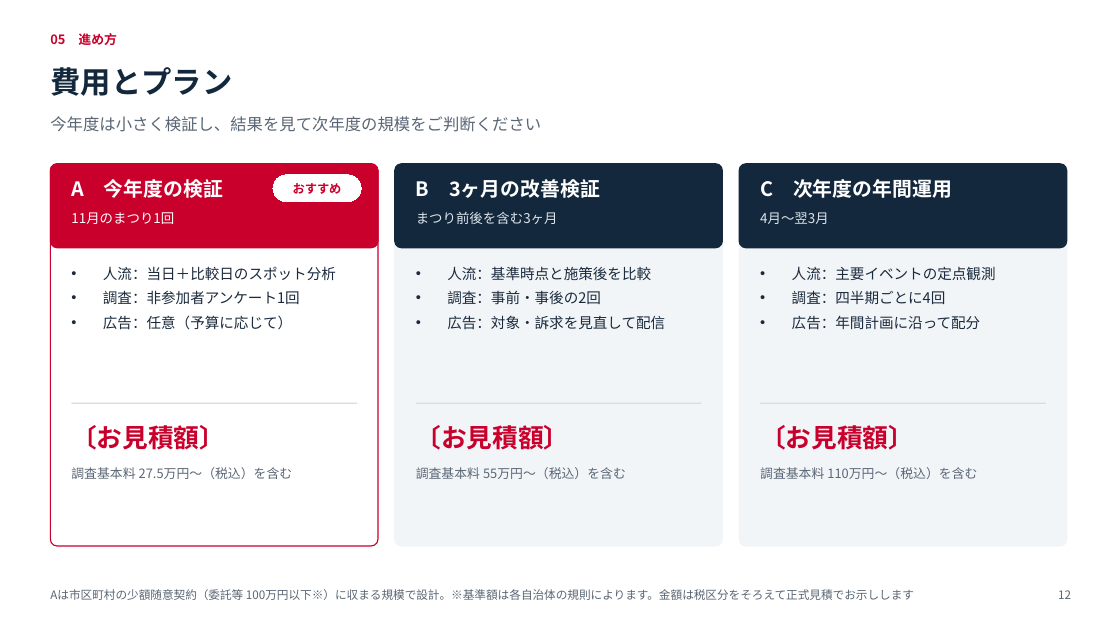
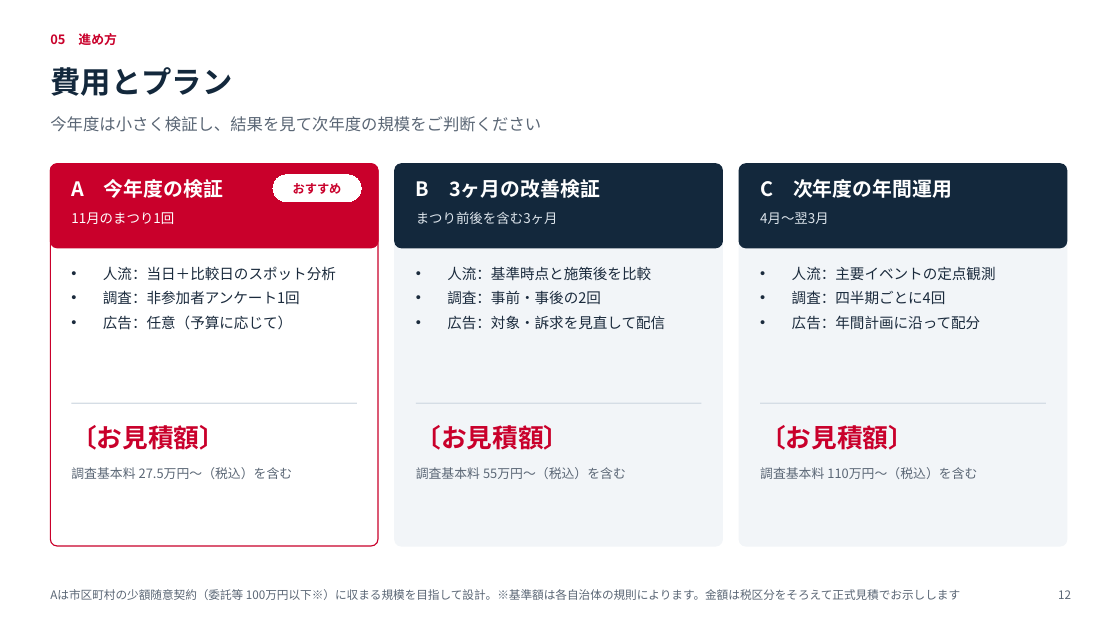
Before and after one commit to ftrugby04-beep/tatsupot, a slide deck: slide 12 of docs/sales/提案書サンプル_〇〇市様_観光イベント.pptx. Drawn at 1120x630 pixels with LibreOffice and Linux fonts; fonts in the diff are those of the drawing. Boxes give left, top, right and bottom in pixels: in the first picture for what was removed or moved away, otherwise in the second. Text is boxed around its words. In the diff, an @@ line names an element or a change of style, - is before the commit and + after.

```diff
--- a/docs/sales/提案書サンプル_〇〇市様_観光イベント.pptx
+++ b/docs/sales/提案書サンプル_〇〇市様_観光イベント.pptx
@@ text at (x1=50, y1=589, x2=960, y2=600): text changed @@
-Aは市区町村の少額随意契約（委託等 100万円以下※）に収まる規模で設計。※基準額は各自治体の規則によります。金額は税区分をそろえて正式見積でお示しします
+Aは市区町村の少額随意契約（委託等 100万円以下※）に収まる規模を目指して設計。※基準額は各自治体の規則によります。金額は税区分をそろえて正式見積でお示しします
```
Also in this commit, not shown: 2 other slides changed, 5 other files.
